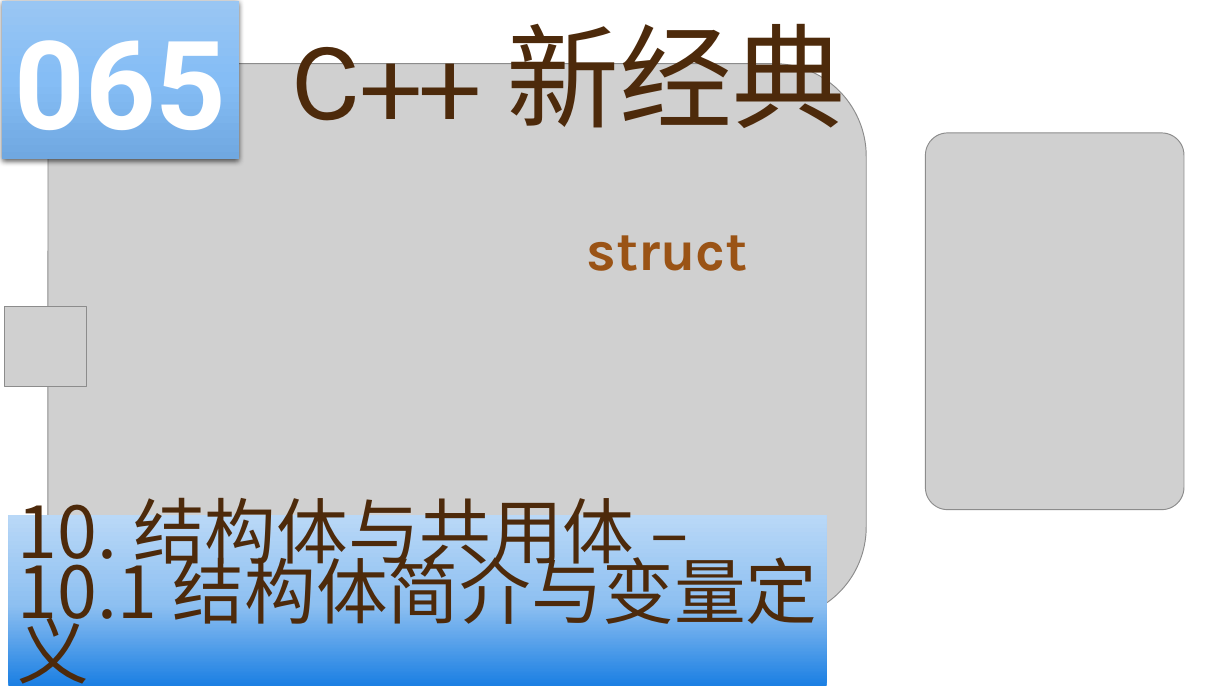
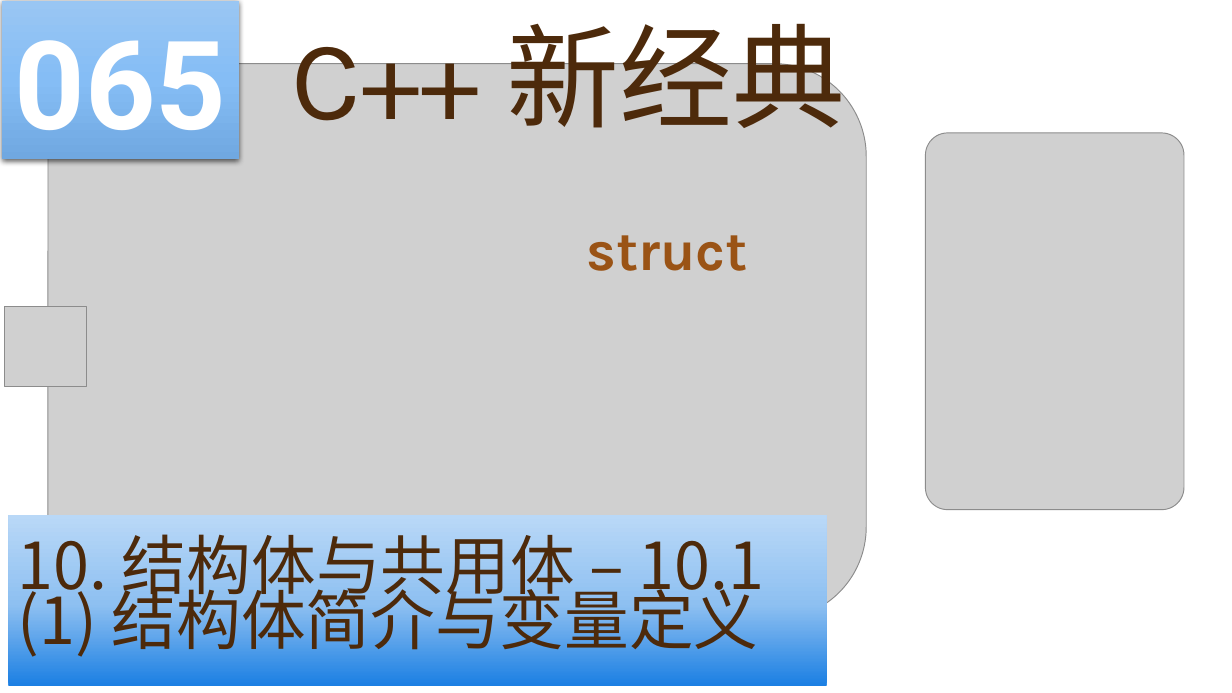
Before and after one commit to yasenstar/learn_cpp, a slide deck: slide 65 of cpp_new/C++ 新经典.pptx. Drawn at 1232x693 pixels with LibreOffice and Linux fonts; fonts in the diff are those of the drawing; grey boxes stand for pictures; background and template pictures are left out. Boxes give left, top, right and bottom in pixels: in the first picture for what was removed or moved away, otherwise in the second. Text is boxed around its words. In the diff, an @@ line names an element or a change of style, - is before the commit and + after.

```diff
--- a/cpp_new/C++ 新经典.pptx
+++ b/cpp_new/C++ 新经典.pptx
@@ text in rectangle at [18, 534, 764, 660]: text changed; size 55.8 to 50.4 pt @@
-10. 结构体与共用体 – 10.1 结构体简介与变量定义
+10. 结构体与共用体 – 10.1 (1) 结构体简介与变量定义
```
Also in this commit, not shown: 1 other slide changed, 2 other files.
